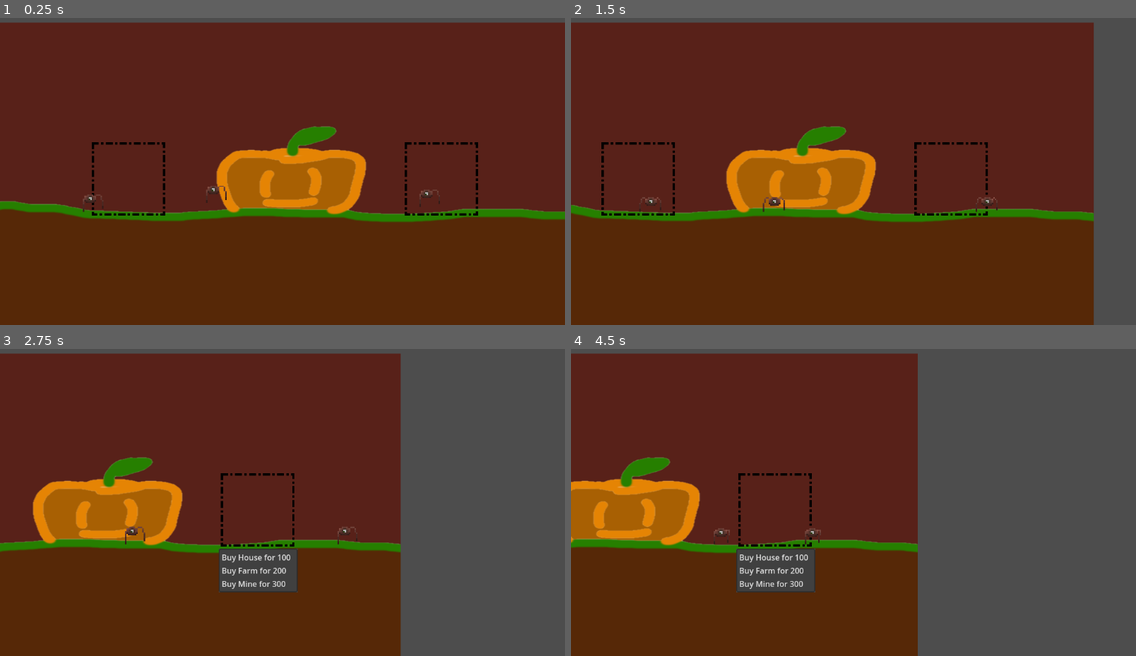
Above: before the commit, frames 1-4 (two rows, left to right).
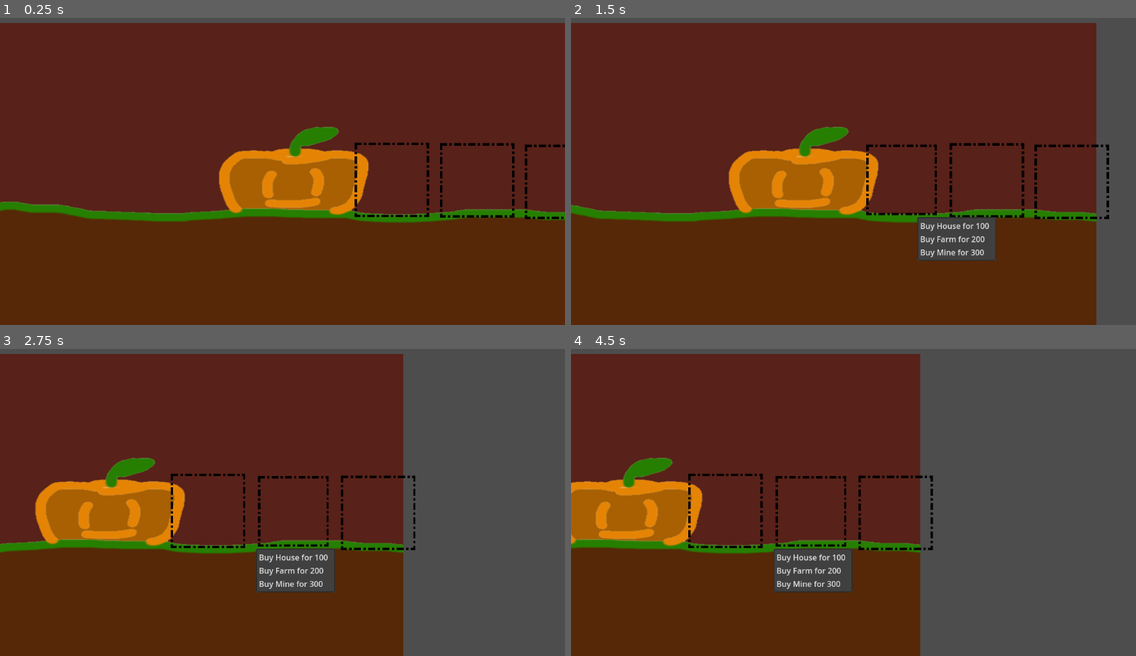
Above: after the commit, the same moments.

Repository: AncientEntity/LD56
Game: Godot game, scene res://Scenes/game_scene.tscn
Two runs of this game, one before a commit and one after it. Both use one fixed random seed, a clock stepped at 60 frames per second and the inputs below.
Inputs (mouse positions are in pixels of both pictures, inside the frame that each line leads up to):
- Up to frame 1 (0.25 s): no input
- Up to frame 2 (1.5 s): click (1011, 177) at 0.52 s; click (960, 180) at 1.27 s
- Up to frame 3 (2.75 s): click (293, 511) at 2.02 s
- Up to frame 4 (4.5 s): click (949, 511) at 2.77 s; click (604, 511) at 3.52 s; click (808, 511) at 4.27 s

The runs differ from the first frame. In frame 1, 2.9% of the frame differs, in the area x 0-100%, y 35-67%; in frame 2, 5.4%, in the area x 0-96%, y 1-100%; in frame 3, 5.1%; in frame 4, 4.7%.

Commit message:
given up on thingies

Diff:
--- /dev/null
+++ b/Scenes/farm.tscn
@@ -0,0 +1,8 @@
+[gd_scene load_steps=2 format=3 uid="uid://cdnxqbo31us3h"]
+
+[ext_resource type="Texture2D" uid="uid://gjqcuv8bitp6" path="res://Assets/TempAssets/temp_farm.png" id="1_8gwsu"]
+
+[node name="farm" type="Sprite2D"]
+position = Vector2(97, 68)
+scale = Vector2(0.3, 0.3)
+texture = ExtResource("1_8gwsu")
--- a/Scenes/game_scene.tscn
+++ b/Scenes/game_scene.tscn
@@ -1,20 +1,13 @@
-[gd_scene load_steps=7 format=3 uid="uid://cvyo2haycvpii"]
+[gd_scene load_steps=4 format=3 uid="uid://cvyo2haycvpii"]
 
 [ext_resource type="Texture2D" uid="uid://dtpg4qetk3ev1" path="res://Assets/TempAssets/SimpleBackground.png" id="1_q0eq7"]
 [ext_resource type="PackedScene" uid="uid://c85brqjbs6xhp" path="res://Scenes/camera_2d.tscn" id="2_x5va0"]
 [ext_resource type="PackedScene" uid="uid://5oos01fy60ou" path="res://Scenes/tile_shop.tscn" id="4_c5o3u"]
-[ext_resource type="PackedScene" uid="uid://b7lnjnot2mw2x" path="res://Scenes/little_guy.tscn" id="4_rh7hq"]
-
-[sub_resource type="RectangleShape2D" id="RectangleShape2D_u4hk1"]
-size = Vector2(1297, 20)
-
-[sub_resource type="RectangleShape2D" id="RectangleShape2D_wjvg2"]
-size = Vector2(27, 410)
 
 [node name="GameScene" type="Node2D"]
 
 [node name="TestBackground" type="Sprite2D" parent="."]
-position = Vector2(-2, 13)
+position = Vector2(3, 14)
 scale = Vector2(1.51509, 1.10669)
 texture = ExtResource("1_q0eq7")
 
@@ -27,50 +20,23 @@
 offset_right = 40.0
 offset_bottom = 40.0
 
-[node name="MenuButton" parent="Shop Control" instance=ExtResource("4_c5o3u")]
+[node name="tile_shop" parent="Shop Control" instance=ExtResource("4_c5o3u")]
 layout_mode = 0
-offset_left = 234.0
-offset_top = -79.0
-offset_right = 392.0
+offset_left = 136.0
+offset_top = -74.0
+offset_right = 288.0
+offset_bottom = 78.0
+
+[node name="tile_shop2" parent="Shop Control" instance=ExtResource("4_c5o3u")]
+layout_mode = 0
+offset_left = 310.0
+offset_top = -73.0
+offset_right = 462.0
 offset_bottom = 79.0
 
-[node name="MenuButton2" parent="Shop Control" instance=ExtResource("4_c5o3u")]
+[node name="tile_shop3" parent="Shop Control" instance=ExtResource("4_c5o3u")]
 layout_mode = 0
-offset_left = -404.0
-offset_top = -79.0
-offset_right = -246.0
-offset_bottom = 79.0
-
-[node name="WORLDBounds" type="Node2D" parent="."]
-
-[node name="GROUND" type="StaticBody2D" parent="WORLDBounds"]
-position = Vector2(0, 77)
-
-[node name="CollisionShape2D" type="CollisionShape2D" parent="WORLDBounds/GROUND"]
-position = Vector2(-27.5, 0)
-shape = SubResource("RectangleShape2D_u4hk1")
-
-[node name="LeftWall" type="StaticBody2D" parent="WORLDBounds"]
-unique_name_in_owner = true
-position = Vector2(-646, 0)
-
-[node name="CollisionShape2D" type="CollisionShape2D" parent="WORLDBounds/LeftWall"]
-position = Vector2(1.5, -117)
-shape = SubResource("RectangleShape2D_wjvg2")
-
-[node name="RightWall" type="StaticBody2D" parent="WORLDBounds"]
-unique_name_in_owner = true
-position = Vector2(591, 0)
-
-[node name="CollisionShape2D" type="CollisionShape2D" parent="WORLDBounds/RightWall"]
-position = Vector2(1.5, -117)
-shape = SubResource("RectangleShape2D_wjvg2")
-
-[node name="LittleGuy" parent="." instance=ExtResource("4_rh7hq")]
-position = Vector2(-426, 24)
-
-[node name="LittleGuy2" parent="." instance=ExtResource("4_rh7hq")]
-position = Vector2(-175, 6)
-
-[node name="LittleGuy3" parent="." instance=ExtResource("4_rh7hq")]
-position = Vector2(260, 14)
+offset_left = 483.0
+offset_top = -70.0
+offset_right = 635.0
+offset_bottom = 82.0
--- a/Scenes/house.tscn
+++ b/Scenes/house.tscn
@@ -3,6 +3,6 @@
 [ext_resource type="Texture2D" uid="uid://cfof6svw87mtm" path="res://Assets/TempAssets/tempHouse.png" id="1_eglx8"]
 
 [node name="House" type="Sprite2D"]
-position = Vector2(102, 71)
-scale = Vector2(0.30837, 0.30837)
+position = Vector2(97, 68)
+scale = Vector2(0.3, 0.3)
 texture = ExtResource("1_eglx8")
--- a/Scenes/mine.tscn
+++ b/Scenes/mine.tscn
@@ -3,6 +3,6 @@
 [ext_resource type="Texture2D" uid="uid://blpfwpsik32ki" path="res://Assets/TempAssets/tempMine.png" id="1_w3p1j"]
 
 [node name="mine" type="Sprite2D"]
-position = Vector2(95.1702, 67.25)
-scale = Vector2(0.294053, 0.294053)
+position = Vector2(97, 68)
+scale = Vector2(0.3, 0.3)
 texture = ExtResource("1_w3p1j")
--- a/Scenes/tile_shop.tscn
+++ b/Scenes/tile_shop.tscn
@@ -1,13 +1,26 @@
-[gd_scene load_steps=3 format=3 uid="uid://5oos01fy60ou"]
+[gd_scene load_steps=6 format=3 uid="uid://5oos01fy60ou"]
 
 [ext_resource type="Texture2D" uid="uid://qsbn5hsx1ae1" path="res://Assets/TempAssets/DashedShop.png" id="1_s8lq4"]
 [ext_resource type="Script" path="res://Scripts/shop_menu.gd" id="2_edrwi"]
+
+[sub_resource type="StyleBoxEmpty" id="StyleBoxEmpty_ppcec"]
+
+[sub_resource type="StyleBoxTexture" id="StyleBoxTexture_5gftr"]
+texture = ExtResource("1_s8lq4")
+
+[sub_resource type="StyleBoxEmpty" id="StyleBoxEmpty_uu3pj"]
 
 [node name="tile_shop" type="MenuButton"]
 offset_left = -8.0
 offset_top = -8.0
 offset_right = 8.0
 offset_bottom = 8.0
+theme_override_styles/focus = SubResource("StyleBoxEmpty_ppcec")
+theme_override_styles/hover = SubResource("StyleBoxTexture_5gftr")
+theme_override_styles/normal = SubResource("StyleBoxEmpty_uu3pj")
 icon = ExtResource("1_s8lq4")
 expand_icon = true
 script = ExtResource("2_edrwi")
+
+[connection signal="focus_entered" from="." to="." method="_on_focus_entered"]
+[connection signal="focus_exited" from="." to="." method="_on_focus_exited"]
--- a/Scripts/shop_menu.gd
+++ b/Scripts/shop_menu.gd
@@ -1,21 +1,17 @@
 extends MenuButton
-
-#prefabs
-var house_asset = preload("res://Scenes/house.tscn")
-var mine_asset = preload("res://Scenes/mine.tscn")
 
 var asset_size = 0.35
 var asset_scale = Vector2(asset_size, asset_size)
-var var_offset = 5
+var pos_offset = Vector2 ( 18, -7 )
 
 #Menu holder
 var popup_menu
 
 #Id { key : text, key : price }
 var items = {
-	1: {"text": "Buy House", "price": 100},
-	2: {"text": "Buy Farm", "price": 200},
-	3: {"text": "Buy Mine", "price": 300},
+	1: {"text": "Buy House", "price": 100, "asset": preload("res://Scenes/house.tscn")},
+	2: {"text": "Buy Farm", "price": 200, "asset": preload("res://Scenes/farm.tscn")},
+	3: {"text": "Buy Mine", "price": 300, "asset": preload("res://Scenes/mine.tscn")},
 }
 
 func _ready() -> void:
@@ -27,6 +23,8 @@
 
 	#estabilishing what to do when item is selected
 	popup_menu.id_pressed.connect(on_item_selected)
+	self.mouse_entered.connect(on_mouse_entered)
+	self.mouse_exited.connect(on_mouse_exited)
 
 func update_items():
 	#Update prices by getting prices from their own respectfivly not going to be handled like this
@@ -42,44 +40,26 @@
 # Function to handle item selection
 func on_item_selected(id):
 	var item_text = self.get_popup().get_item_text(id-1)
-	match id:
-		1 :
-			print("Tried to %s"%[item_text])
-			spawn_house()
-		2 :
-			print("Tried to %s"%[item_text])
-		3 :
-			print("Tried to %s"%[item_text])
-			spawn_mine()
+	#check if money allows
+	var spawned_asset = items[id]["asset"].instantiate()
+	if spawned_asset:
+		free_childen()
+		self.add_child(spawned_asset)
+		spawned_asset.position = spawned_asset.position - pos_offset
+		spawned_asset.scale = asset_scale
 	update_items()
 
 
-func spawn_house() -> void:
-	var house = house_asset.instantiate()
-	if house:
-		free_childen()
-		get_parent().add_child(house)
-		house.position = get_spawnposition()
-		house.scale = asset_scale
-	else:
-		print("Failed to instantiate house.")
-
-func spawn_mine() -> void:
-	var mine = mine_asset.instantiate()
-	if mine:
-		free_childen()
-		get_parent().add_child(mine)
-		mine.position = get_spawnposition()
-		mine.scale = asset_scale
-	else:
-		print("Failed to instantiate house.")
-
-#getting correct postion for Vector2 to spawn object at
-func get_spawnposition() -> Vector2:
-	var current_position = get_global_position()
-	var popup_menu_size = popup_menu.get_size()
-	return Vector2(current_position.x + (popup_menu_size.x / 2), current_position.y + (popup_menu_size.y) - var_offset)
 
 func free_childen():
-	for child in popup_menu.get_children():
+	print("freeing children")
+	for child in self.get_children():
+		print("freeing ", child)
 		child.queue_free()
+
+
+func on_mouse_entered():
+	print("Focusing")
+
+func on_mouse_exited():
+	print("stopped")
Binary file added: Assets/TempAssets/temp_farm.png
Not shown, added: Assets/TempAssets/temp_farm.png.import
